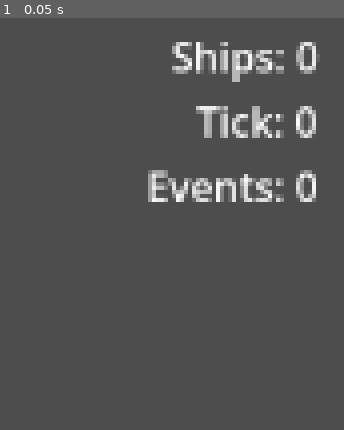
Above: before the commit, frame 1.
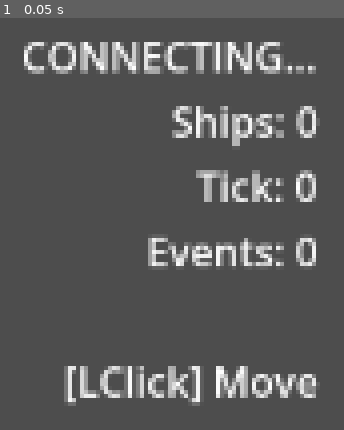
Above: after the commit, the same moment.

Repository: naoki-cpp/Dawn
Game: Godot game, scene res://scenes/main.tscn
The game is run twice, just before and just after one commit, with the same random seed, the same clock (stepped at 60 frames per second) and the same inputs. Before the commit the project has no main scene; this scene is started directly in both runs.
Inputs:
- Up to frame 1 (0.05 s): no input

The runs differ from the first frame. In frame 1, 13% of the frame differs, in the area x 6-94%, y 5-95%.

Commit message:
feat(cycle2): click-to-move navigation + camera follow
Rust:
- EntityId::from_raw() for deserializing ship IDs from network
- SimulationNode::apply_move_command(): sets velocity toward target
- ws_server: parse_move_command() — deserialize MoveCommand from JSON
- Phase 4 tick loop: drain MoveCommands before each tick

Godot:
- camera_controller.gd: smooth follow + mouse wheel zoom
- main.gd: left-click raycast → Y=0 plane → send_move_command()
- main.gd: first spawned ship becomes player ship (orange highlight)
- main.gd: move marker (torus) shown at click target for 1.5s
- main.tscn: Camera gets CameraController script, MoveMarker node added

Tests: 79/79 pass

Co-Authored-By: Claude Sonnet 4.6 <noreply@anthropic.com>

Diff:
--- a/client/project.godot
+++ b/client/project.godot
@@ -8,16 +8,17 @@
 
 config_version=5
 
+[animation]
+
+compatibility/default_parent_skeleton_in_mesh_instance_3d=true
+
 [application]
 
 config/name="Dawn"
 config/description="Dawn - Distributed Space Simulation Client"
+run/main_scene="res://scenes/main.tscn"
+config/features=PackedStringArray("4.6", "Forward Plus")
 config/run/main_scene="res://scenes/main.tscn"
-config/features=PackedStringArray("4.3", "Forward Plus")
-
-[rendering]
-
-renderer/rendering_method="forward_plus"
 
 [display]
 
--- a/client/scenes/main.tscn
+++ b/client/scenes/main.tscn
@@ -1,7 +1,20 @@
-[gd_scene load_steps=3 format=3 uid="uid://main_scene"]
+[gd_scene load_steps=6 format=3 uid="uid://main_scene"]
 
 [ext_resource type="Script" path="res://scripts/main.gd" id="1_main"]
 [ext_resource type="Script" path="res://scripts/connection.gd" id="2_conn"]
+[ext_resource type="Script" path="res://scripts/camera_controller.gd" id="3_cam"]
+
+[sub_resource type="TorusMesh" id="TorusMesh_marker"]
+inner_radius = 40.0
+outer_radius = 80.0
+rings = 16
+ring_segments = 16
+
+[sub_resource type="StandardMaterial3D" id="StandardMaterial3D_marker"]
+albedo_color = Color(0.0, 1.0, 0.4, 1)
+emission_enabled = true
+emission = Color(0.0, 1.0, 0.4, 1)
+emission_energy_multiplier = 2.0
 
 [node name="Main" type="Node"]
 script = ExtResource("1_main")
@@ -17,6 +30,7 @@
 fov = 60.0
 near = 10.0
 far = 100000.0
+script = ExtResource("3_cam")
 
 [node name="DirectionalLight3D" type="DirectionalLight3D" parent="World"]
 transform = Transform3D(0.866025, -0.353553, 0.353553, 0, 0.707107, 0.707107, -0.5, -0.612372, 0.612372, 0, 20000, 0)
@@ -26,15 +40,20 @@
 
 [node name="Ships" type="Node3D" parent="World"]
 
+[node name="MoveMarker" type="MeshInstance3D" parent="World"]
+visible = false
+mesh = SubResource("TorusMesh_marker")
+get_surface_override_material/0 = SubResource("StandardMaterial3D_marker")
+
 [node name="HUD" type="CanvasLayer" parent="."]
 
 [node name="StatsLabel" type="Label" parent="HUD"]
 anchors_preset = 1
 anchor_left = 1.0
 anchor_right = 1.0
-offset_left = -200.0
+offset_left = -220.0
 offset_top = 10.0
 offset_right = -10.0
-offset_bottom = 80.0
-text = "Ships: 0\nTick: 0\nEvents: 0"
+offset_bottom = 110.0
+text = "CONNECTING...\nShips: 0\nTick: 0\nEvents: 0"
 horizontal_alignment = 2
--- /dev/null
+++ b/client/scripts/camera_controller.gd
@@ -0,0 +1,64 @@
+## camera_controller.gd
+##
+## プレイヤー船を追従するストラテジックカメラ。
+##
+## 操作:
+##   マウスホイール : ズームイン / ズームアウト
+##   中ボタンドラッグ: 水平方向パン
+##   右ドラッグ     : 軌道回転（将来拡張用、現在は仰角固定）
+
+extends Camera3D
+
+# ── 設定 ─────────────────────────────────────────────────────────────────────
+
+## 追従オフセット（プレイヤー船の位置からの相対座標）
+@export var follow_offset   : Vector3 = Vector3(0.0, 1200.0, 1800.0)
+## 追従の滑らかさ（大きいほど即座に追従）
+@export var follow_speed    : float   = 4.0
+## ズーム最小距離
+@export var zoom_min        : float   = 300.0
+## ズーム最大距離
+@export var zoom_max        : float   = 8000.0
+## 1 ステップあたりのズーム量
+@export var zoom_step       : float   = 200.0
+
+# ── 内部状態 ─────────────────────────────────────────────────────────────────
+
+var _target_node  : Node3D = null   ## 追従ターゲット（プレイヤー船）
+var _target_pos   : Vector3 = Vector3.ZERO
+var _zoom_distance: float  = 0.0    ## オフセットのスカラー倍率
+
+func _ready() -> void:
+	_zoom_distance = follow_offset.length()
+
+func _process(delta: float) -> void:
+	if _target_node != null and is_instance_valid(_target_node):
+		_target_pos = _target_node.global_position
+
+	var desired: Vector3 = _target_pos + _get_scaled_offset()
+	global_position = global_position.lerp(desired, follow_speed * delta)
+	look_at(_target_pos, Vector3.UP)
+
+func _unhandled_input(event: InputEvent) -> void:
+	if event is InputEventMouseButton:
+		var mb: InputEventMouseButton = event as InputEventMouseButton
+		if mb.pressed:
+			if mb.button_index == MOUSE_BUTTON_WHEEL_UP:
+				_zoom_distance = maxf(_zoom_distance - zoom_step, zoom_min)
+			elif mb.button_index == MOUSE_BUTTON_WHEEL_DOWN:
+				_zoom_distance = minf(_zoom_distance + zoom_step, zoom_max)
+
+# ── 公開 API ──────────────────────────────────────────────────────────────────
+
+## 追従ターゲットを設定する。
+func set_target(node: Node3D) -> void:
+	_target_node = node
+	if node != null:
+		_target_pos = node.global_position
+		global_position = _target_pos + _get_scaled_offset()
+
+# ── 内部 ─────────────────────────────────────────────────────────────────────
+
+func _get_scaled_offset() -> Vector3:
+	var dir: Vector3 = follow_offset.normalized()
+	return dir * _zoom_distance
--- a/client/scripts/main.gd
+++ b/client/scripts/main.gd
@@ -2,55 +2,95 @@
 ##
 ## メインシーンのルートスクリプト。
 ## Connection からのイベントを受け取り、Ship ノードの生成・更新・削除を行う。
+##
+## Cycle 2 追加:
+##   - 最初に Spawn した Ship を「プレイヤー船」として扱う
+##   - 左クリックで MoveCommand を送信（Y=0 平面へのレイキャスト）
+##   - カメラをプレイヤー船に追従させる
 
 extends Node
 
 # ── ノード参照 ────────────────────────────────────────────────────────────────
 
-@onready var _connection  : Node    = $Connection
-@onready var _ships_root  : Node3D  = $World/Ships
-@onready var _stats_label : Label   = $HUD/StatsLabel
+@onready var _connection  : Node              = $Connection
+@onready var _ships_root  : Node3D            = $World/Ships
+@onready var _stats_label : Label             = $HUD/StatsLabel
+@onready var _camera      : Camera3D          = $World/Camera3D
+@onready var _move_marker : Node3D            = $World/MoveMarker
 
 # ── 定数 ─────────────────────────────────────────────────────────────────────
 
 const SHIP_SCENE := preload("res://scenes/ship.tscn")
 
+# ── マテリアル（プレイヤー船ハイライト） ─────────────────────────────────────
+
+var _player_material : StandardMaterial3D = null
+
 # ── 内部状態 ─────────────────────────────────────────────────────────────────
 
-## ship_id(int) → Node3D (ShipController)
-var _ships        : Dictionary = {}
-var _event_count  : int = 0
-var _current_tick : int = 0
+var _ships           : Dictionary = {}  ## ship_id(int) → Node3D
+var _player_ship_id  : int        = -1  ## -1 = 未設定
+var _event_count     : int        = 0
+var _current_tick    : int        = 0
 
 # ── ライフサイクル ────────────────────────────────────────────────────────────
 
 func _ready() -> void:
 	_connection.event_received.connect(_on_event_received)
 	_connection.connection_changed.connect(_on_connection_changed)
+	_build_player_material()
 	_update_hud()
 
 func _process(_delta: float) -> void:
 	_update_hud()
+
+func _unhandled_input(event: InputEvent) -> void:
+	if event is InputEventMouseButton:
+		var mb: InputEventMouseButton = event as InputEventMouseButton
+		if mb.pressed and mb.button_index == MOUSE_BUTTON_LEFT:
+			_on_left_click(mb.position)
 
 # ── イベントハンドラ ──────────────────────────────────────────────────────────
 
 func _on_event_received(payload: Dictionary) -> void:
 	_event_count += 1
 	var event_type: String = payload.get("type", "") as String
-
 	match event_type:
-		"ShipSpawned":
-			_handle_ship_spawned(payload)
-		"ShipMoved":
-			_handle_ship_moved(payload)
-		"ShipDespawned":
-			_handle_ship_despawned(payload)
-		_:
-			push_warning("[Main] unknown event type: " + event_type)
+		"ShipSpawned"   : _handle_ship_spawned(payload)
+		"ShipMoved"     : _handle_ship_moved(payload)
+		"ShipDespawned" : _handle_ship_despawned(payload)
 
 func _on_connection_changed(connected: bool) -> void:
 	if not connected:
 		_clear_all_ships()
+
+# ── 左クリック → MoveCommand ──────────────────────────────────────────────────
+
+func _on_left_click(screen_pos: Vector2) -> void:
+	if _player_ship_id < 0:
+		return
+
+	## カメラレイを Y=0 平面と交差させる
+	var ray_origin : Vector3 = _camera.project_ray_origin(screen_pos)
+	var ray_dir    : Vector3 = _camera.project_ray_normal(screen_pos)
+
+	## Y=0 との交点: origin.y + t * dir.y = 0 → t = -origin.y / dir.y
+	if absf(ray_dir.y) < 0.001:
+		return  ## カメラが水平方向を向いている（ゼロ除算回避）
+
+	var t         : float   = -ray_origin.y / ray_dir.y
+	var world_pos : Vector3 = ray_origin + ray_dir * t
+
+	## Godot 座標系 → サーバー座標系（WORLD_SCALE 逆変換 + Z 反転）
+	var server_pos: Vector3 = Vector3(
+		world_pos.x / 0.1,
+		world_pos.y / 0.1,
+		-world_pos.z / 0.1,
+	)
+	_connection.send_move_command(_player_ship_id, server_pos)
+
+	## 移動先マーカーを表示
+	_show_move_marker(world_pos)
 
 # ── ドメインイベント処理 ──────────────────────────────────────────────────────
 
@@ -71,6 +111,13 @@
 	ship.call("initialize", ship_id, pos)
 	ship.name = "Ship_%d" % ship_id
 	_ships[ship_id] = ship
+
+	## 最初の Spawn をプレイヤー船に指定
+	if _player_ship_id < 0:
+		_player_ship_id = ship_id
+		_apply_player_material(ship)
+		_camera.call("set_target", ship)
+		print("[Main] player ship: %d" % ship_id)
 
 func _handle_ship_moved(p: Dictionary) -> void:
 	var ship_id: int = p.get("ship_id", 0) as int
@@ -97,12 +144,17 @@
 	var ship: Node3D = _ships[ship_id] as Node3D
 	ship.queue_free()
 	_ships.erase(ship_id)
+	if ship_id == _player_ship_id:
+		_player_ship_id = -1
 
-# ── HUD 更新 ─────────────────────────────────────────────────────────────────
+# ── HUD ───────────────────────────────────────────────────────────────────────
 
 func _update_hud() -> void:
+	var connected: bool = _connection.is_connected_to_server()
+	var status: String  = "ONLINE" if connected else "CONNECTING..."
 	_stats_label.text = (
-		"Ships: %d\nTick: %d\nEvents: %d" % [_ships.size(), _current_tick, _event_count]
+		"%s\nShips: %d\nTick: %d\nEvents: %d\n\n[LClick] Move"
+		% [status, _ships.size(), _current_tick, _event_count]
 	)
 
 # ── 内部ユーティリティ ────────────────────────────────────────────────────────
@@ -112,5 +164,31 @@
 		if is_instance_valid(ship_node):
 			ship_node.queue_free()
 	_ships.clear()
-	_current_tick = 0
-	_event_count  = 0
+	_player_ship_id = -1
+	_current_tick   = 0
+	_event_count    = 0
+
+func _build_player_material() -> void:
+	_player_material = StandardMaterial3D.new()
+	_player_material.albedo_color           = Color(1.0, 0.5, 0.1, 1)
+	_player_material.metallic               = 0.9
+	_player_material.roughness              = 0.2
+	_player_material.emission_enabled       = true
+	_player_material.emission               = Color(1.0, 0.3, 0.0, 1)
+	_player_material.emission_energy_multiplier = 1.5
+
+func _apply_player_material(ship: Node3D) -> void:
+	var hull: MeshInstance3D = ship.get_node_or_null("Hull") as MeshInstance3D
+	if hull != null:
+		hull.set_surface_override_material(0, _player_material)
+
+func _show_move_marker(world_pos: Vector3) -> void:
+	if _move_marker != null and is_instance_valid(_move_marker):
+		_move_marker.global_position = world_pos
+		_move_marker.visible = true
+		## 少し経ったら消す
+		get_tree().create_timer(1.5).timeout.connect(
+			func() -> void:
+				if is_instance_valid(_move_marker):
+					_move_marker.visible = false
+		)
Not shown, changed: crates/dawn-core/src/entity.rs
Not shown, changed: crates/dawn-simulation/src/main.rs
Not shown, changed: crates/dawn-simulation/src/node.rs
Not shown, changed: crates/dawn-simulation/src/ws_server.rs
